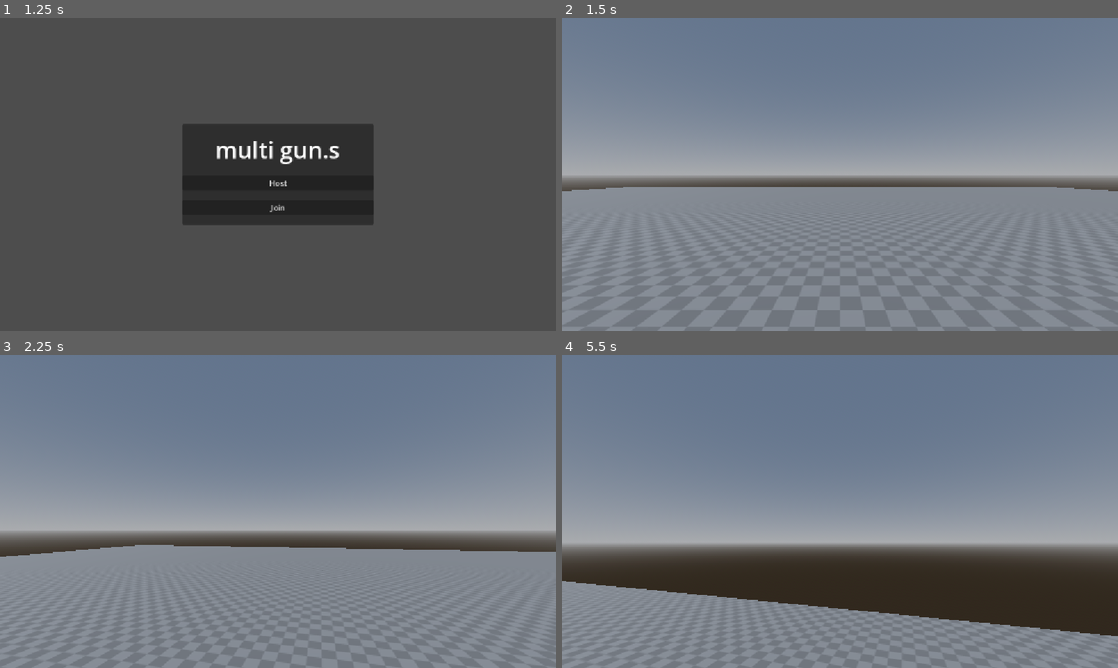
Above: before the commit, frames 1-4 (two rows, left to right).
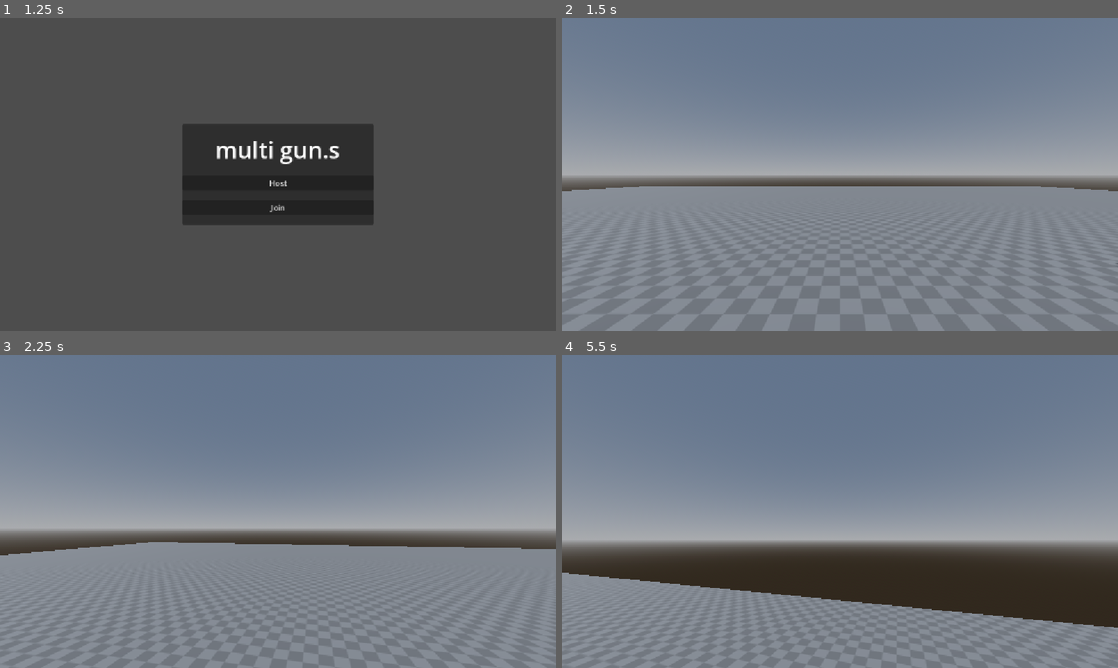
Above: after the commit, the same moments.

Repository: pfoury/multi-gun.s
Game: Godot game, scene res://scenes/main.tscn
Same seed, same stepped clock (60 frames per second), same inputs: the game is played once before the commit and once after it. Before the commit the project has no main scene; this scene is started directly in both runs.
Inputs (mouse positions are in pixels of both pictures, inside the frame that each line leads up to):
- Up to frame 1 (1.25 s): tap Enter at 0.5 s; move the mouse to (400, 158) at 0.52 s; hold D (move_right) from 0.53 s (still down); hold Ctrl (crouch) from 0.53 s (still down); tap Space (jump) at 0.77 s
- Up to frame 2 (1.5 s): release D (move_right) at 1.25 s; release Ctrl (crouch) at 1.25 s; click "Host" at 1.25 s
- Up to frame 3 (2.25 s): tap Space (jump) at 2 s; move the mouse to (250, 511) at 2.02 s; hold W (move_forward) from 2.03 s (still down); tap ` (spawn) at 2.1 s
- Up to frame 4 (5.5 s): keep holding W (move_forward); tap Space (jump) at 2.27, 3.77, 4.52, 5.27 s; move the mouse to (851, 505) at 2.77 s; hold Ctrl (crouch) 2.78-3.53 s; move the mouse to (834, 517) at 3.52 s; tap ` (spawn) at 3.6, 5.1 s; move the mouse to (878, 514) at 4.27 s; hold Ctrl (crouch) 4.28-5.03 s; move the mouse to (795, 508) at 5.02 s

Frame 1 is identical in both runs. In frame 2, 0.2% of the frame differs, in the area x 13-100%, y 53-80%; in frame 3, 1.2%; in frame 4, 4.5%, in the area x 0-100%, y 59-90%.

Commit message:
Adjust Weapon class and create pistol scene

Diff:
--- a/project.godot
+++ b/project.godot
@@ -11,6 +11,7 @@
 [application]
 
 config/name="multi-gun.s"
+run/main_scene="uid://bdfegsh256irq"
 config/features=PackedStringArray("4.7", "Forward Plus")
 config/icon="res://common/icons/icon.svg"
 
--- a/scenes/player.tscn
+++ b/scenes/player.tscn
@@ -44,6 +44,7 @@
 [node name="CameraPivot" type="Node3D" parent="." unique_id=874965000]
 
 [node name="FPCamera" type="Camera3D" parent="CameraPivot" unique_id=517064210]
+fov = 80.0
 script = ExtResource("2_g2els")
 
 [node name="MeshInstance3D" type="MeshInstance3D" parent="CameraPivot/FPCamera" unique_id=1667192173]
--- /dev/null
+++ b/scenes/weapons/pistol.tscn
@@ -0,0 +1,134 @@
+[gd_scene format=3 uid="uid://bxmrs4l4l1xbm"]
+
+[ext_resource type="Script" uid="uid://djo4d746r6i34" path="res://weapon_class.gd" id="1_4jni1"]
+
+[sub_resource type="BoxShape3D" id="BoxShape3D_ogq8d"]
+size = Vector3(0.05, 0.06, 0.08)
+
+[sub_resource type="BoxMesh" id="BoxMesh_ogq8d"]
+size = Vector3(0.1796875, 0.39453125, 0.1776123)
+
+[sub_resource type="Animation" id="Animation_4jni1"]
+length = 0.001
+tracks/0/type = "value"
+tracks/0/imported = false
+tracks/0/enabled = true
+tracks/0/path = NodePath("Pivot:position")
+tracks/0/interp = 1
+tracks/0/loop_wrap = true
+tracks/0/keys = {
+"times": PackedFloat32Array(0),
+"transitions": PackedFloat32Array(1),
+"update": 0,
+"values": [Vector3(0.7698171, -0.4910425, -0.7051403)]
+}
+tracks/1/type = "value"
+tracks/1/imported = false
+tracks/1/enabled = true
+tracks/1/path = NodePath("Pivot:rotation")
+tracks/1/interp = 1
+tracks/1/loop_wrap = true
+tracks/1/keys = {
+"times": PackedFloat32Array(0),
+"transitions": PackedFloat32Array(1),
+"update": 0,
+"values": [Vector3(0, 0, 0)]
+}
+
+[sub_resource type="Animation" id="Animation_r3071"]
+resource_name = "equip"
+length = 0.3
+tracks/0/type = "value"
+tracks/0/imported = false
+tracks/0/enabled = true
+tracks/0/path = NodePath("Pivot:position")
+tracks/0/interp = 2
+tracks/0/loop_wrap = true
+tracks/0/keys = {
+"times": PackedFloat32Array(0, 0.3),
+"transitions": PackedFloat32Array(0.2332587, 1),
+"update": 0,
+"values": [Vector3(0.7698171, -1.3922174, -0.7051403), Vector3(0.7698171, -0.4910425, -0.7051403)]
+}
+
+[sub_resource type="Animation" id="Animation_60a84"]
+resource_name = "reload"
+tracks/0/type = "value"
+tracks/0/imported = false
+tracks/0/enabled = true
+tracks/0/path = NodePath("Pivot:rotation")
+tracks/0/interp = 2
+tracks/0/loop_wrap = true
+tracks/0/keys = {
+"times": PackedFloat32Array(0, 1),
+"transitions": PackedFloat32Array(0.70710677, 1),
+"update": 0,
+"values": [Vector3(0, 0, 0), Vector3(31.415926, 0, 0)]
+}
+
+[sub_resource type="Animation" id="Animation_ivc8v"]
+resource_name = "shoot"
+length = 0.3
+tracks/0/type = "value"
+tracks/0/imported = false
+tracks/0/enabled = true
+tracks/0/path = NodePath("Pivot:position")
+tracks/0/interp = 2
+tracks/0/loop_wrap = true
+tracks/0/keys = {
+"times": PackedFloat32Array(0, 0.08, 0.2, 0.3),
+"transitions": PackedFloat32Array(0.46651652, 0.68302, 0.24148414, 1),
+"update": 0,
+"values": [Vector3(0.7698171, -0.4910425, -0.7051403), Vector3(0.785, -0.41, -0.626), Vector3(0.77, -0.463, -0.66), Vector3(0.7698171, -0.4910425, -0.7051403)]
+}
+tracks/1/type = "value"
+tracks/1/imported = false
+tracks/1/enabled = true
+tracks/1/path = NodePath("Pivot:rotation")
+tracks/1/interp = 2
+tracks/1/loop_wrap = true
+tracks/1/keys = {
+"times": PackedFloat32Array(0, 0.08, 0.16666667, 0.3),
+"transitions": PackedFloat32Array(0.40612566, 0.5946035, 1.6245048, 1),
+"update": 0,
+"values": [Vector3(0, 0, 0), Vector3(0.4118977, 0, 0), Vector3(0.20594884, 0, 0), Vector3(0, 0, 0)]
+}
+
+[sub_resource type="AnimationLibrary" id="AnimationLibrary_60a84"]
+_data = {
+&"RESET": SubResource("Animation_4jni1"),
+&"equip": SubResource("Animation_r3071"),
+&"reload": SubResource("Animation_60a84"),
+&"shoot": SubResource("Animation_ivc8v")
+}
+
+[node name="Pistol" type="StaticBody3D" unique_id=680684827]
+collision_layer = 0
+collision_mask = 0
+script = ExtResource("1_4jni1")
+metadata/_custom_type_script = "uid://djo4d746r6i34"
+
+[node name="CollisionShape3D" type="CollisionShape3D" parent="." unique_id=884491853]
+shape = SubResource("BoxShape3D_ogq8d")
+
+[node name="Camera3D" type="Camera3D" parent="." unique_id=1500396271]
+fov = 80.0
+
+[node name="Pivot" type="Node3D" parent="." unique_id=1250996550]
+transform = Transform3D(1, 0, 0, 0, 1, 0, 0, 0, 1, 0.7698171, -0.4910425, -0.7051403)
+
+[node name="MeshInstance3D" type="MeshInstance3D" parent="Pivot" unique_id=147330405]
+mesh = SubResource("BoxMesh_ogq8d")
+
+[node name="MeshInstance3D2" type="MeshInstance3D" parent="Pivot" unique_id=1425739873]
+transform = Transform3D(1, 0, 0, 0, -4.371139e-08, 1, 0, -1, -4.371139e-08, 0, 0.10137302, -0.26023543)
+mesh = SubResource("BoxMesh_ogq8d")
+
+[node name="MuzzleFlash" type="Node3D" parent="Pivot" unique_id=991664061]
+transform = Transform3D(1, 0, 0, 0, 1, 0, 0, 0, 1, 0, 0.15012154, -0.50996405)
+
+[node name="AnimationPlayer" type="AnimationPlayer" parent="." unique_id=620906404]
+libraries/ = SubResource("AnimationLibrary_60a84")
+playback_default_blend_time = 0.05
+
+[node name="FireTimer" type="Timer" parent="." unique_id=1299869352]
--- a/weapon_class.gd
+++ b/weapon_class.gd
@@ -12,8 +12,10 @@
 @export var max_ammo: int = 12
 @export var is_scopable: bool = true
 
-# @onready var animations =
-# @onready var particles_position =
+@onready var animations = $AnimationPlayer
+@onready var weapon_pivot = $Pivot
+@onready var muzzle_flash_position = weapon_pivot.find_child("MuzzleFlash")
+@onready var fire_timer = $FireTimer
 
 var stats: Dictionary = {
 	"damage": damage,
@@ -26,9 +28,27 @@
 	"is_scopable": is_scopable
 }
 
+
 func _ready() -> void:
-	pass
+	fire_timer.wait_time = fire_speed
+	animations.play("RESET")
+	play_equip_animation()
 
 
 func get_stats() ->  Dictionary:
 	return stats
+
+
+#region Animations
+func play_reload_animation() -> void:
+	animations.play("reload")
+
+
+func play_shoot_animation() -> void:
+	animations.stop()
+	animations.play("shoot")
+
+
+func play_equip_animation() -> void:
+	animations.play("equip")
+#endregion
